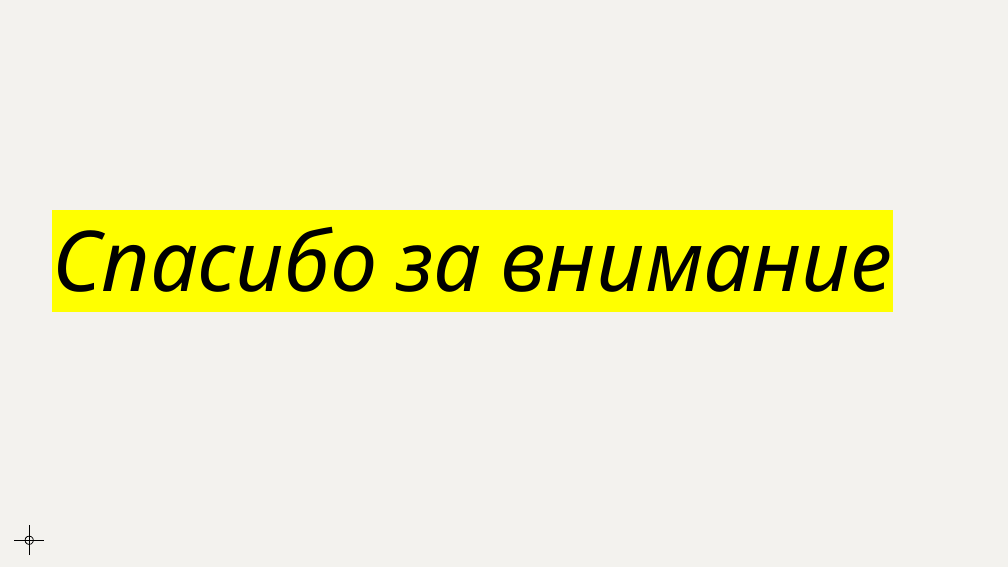
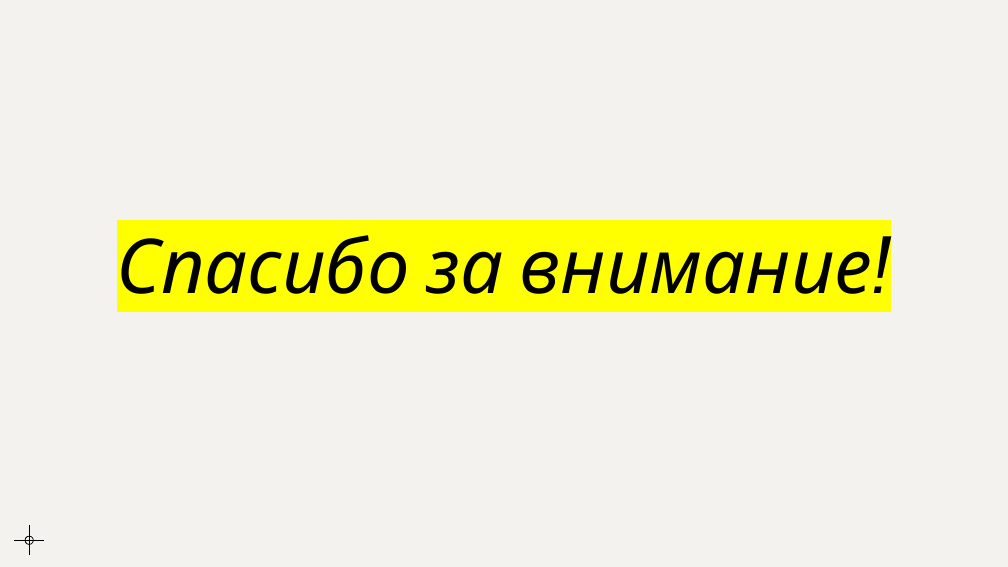
Before and after one commit to serzhana300/telegram_bot_yandex, a slide deck: slide 17 of documentation/Презентация 4.pptx (slide 12 before the commit). Drawn at 1008x567 pixels with LibreOffice and Linux fonts; fonts in the diff are those of the drawing. Boxes give left, top, right and bottom in pixels: in the first picture for what was removed or moved away, otherwise in the second. Text is boxed around its words. In the diff, an @@ line names an element or a change of style, - is before the commit and + after.

```diff
--- a/documentation/Презентация 4.pptx
+++ b/documentation/Презентация 4.pptx
@@ title at [117,235,873,294]: text changed; size 80 to 72 pt @@
-Спасибо за внимание
+Спасибо за внимание!
```
Also in this commit, not shown: 7 other slides changed, 5 slides added, 2 other files.
